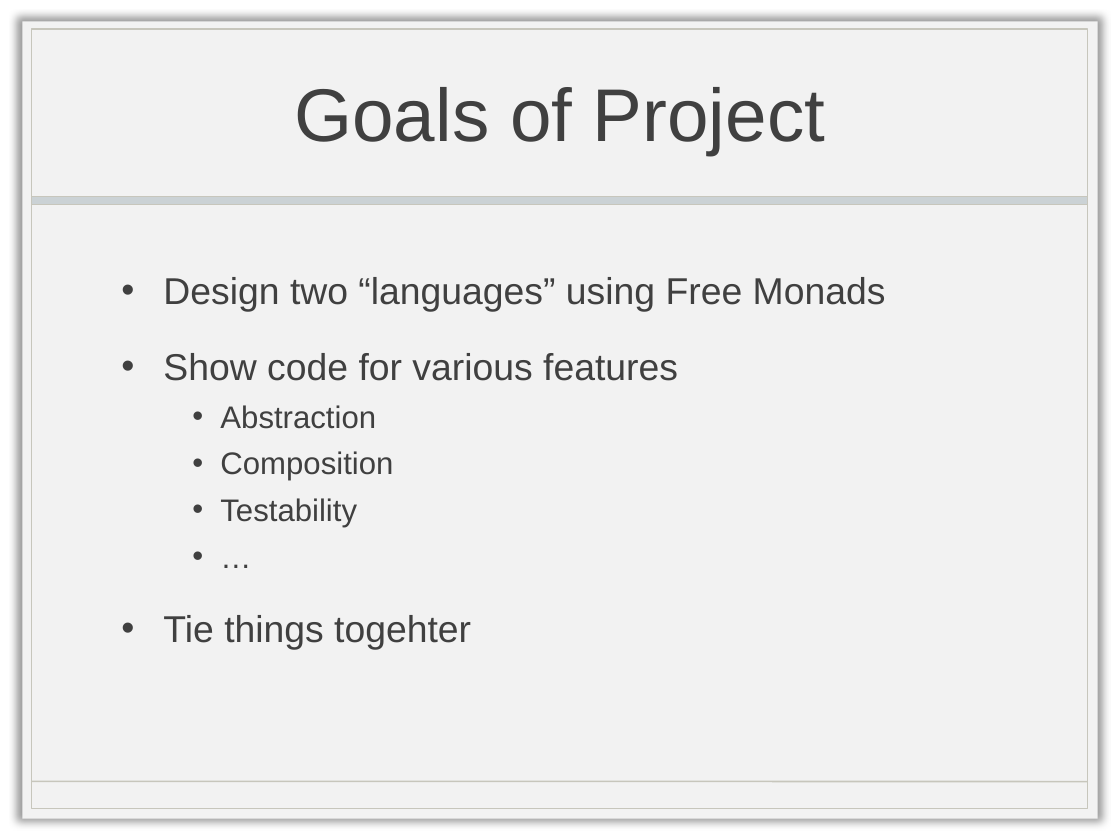
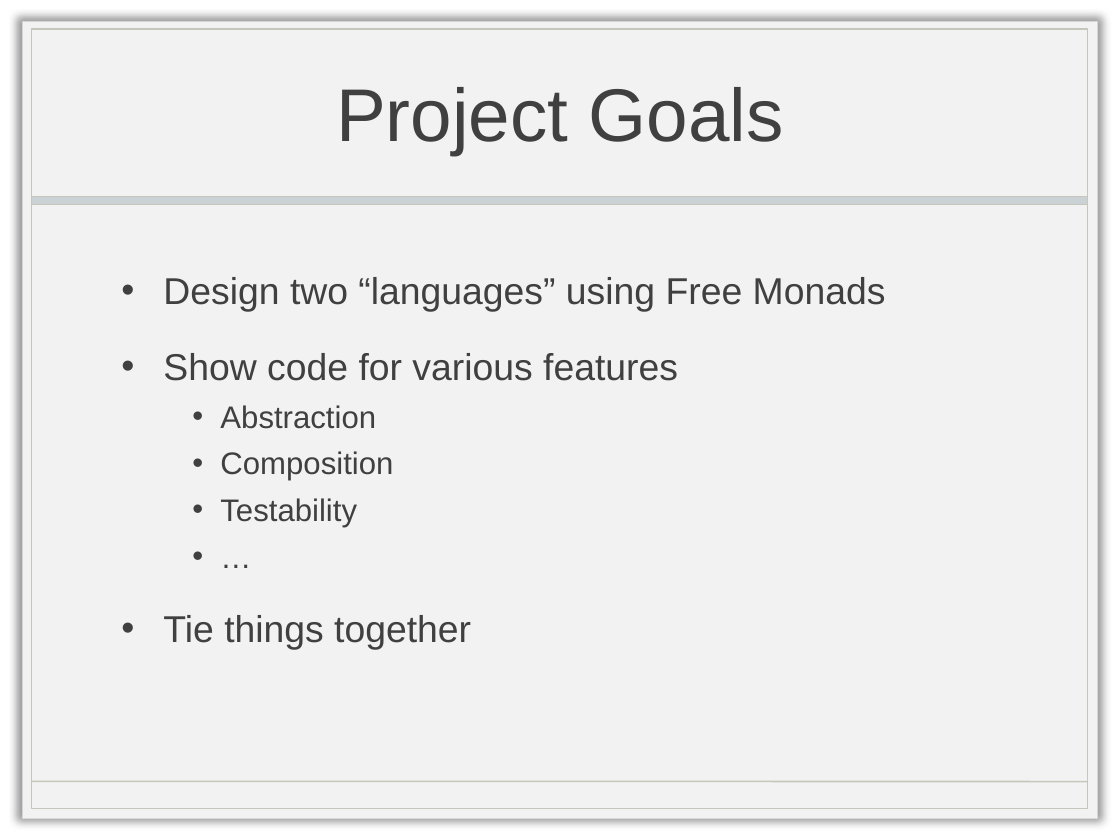
Before and after one commit to turtlecoder/ScalaBayFreeMonads, a slide deck: slide 6 of FreeMonadPresentation.pptx. Drawn at 1120x840 pixels with LibreOffice and Linux fonts; fonts in the diff are those of the drawing; background and template pictures are left out. Boxes give left, top, right and bottom in pixels: in the first picture for what was removed or moved away, otherwise in the second. Text is boxed around its words. In the diff, an @@ line names an element or a change of style, - is before the commit and + after.

Commit message:
Fixed some typos

```diff
--- a/FreeMonadPresentation.pptx
+++ b/FreeMonadPresentation.pptx
@@ title at [336, 87, 784, 155]: text changed @@
-Goals of Project
+Project Goals
@@ text at [163, 615, 471, 650]: text changed @@
-• Tie things togehter
+• Tie things together
```
Also in this commit, not shown: 1 other slide changed.
